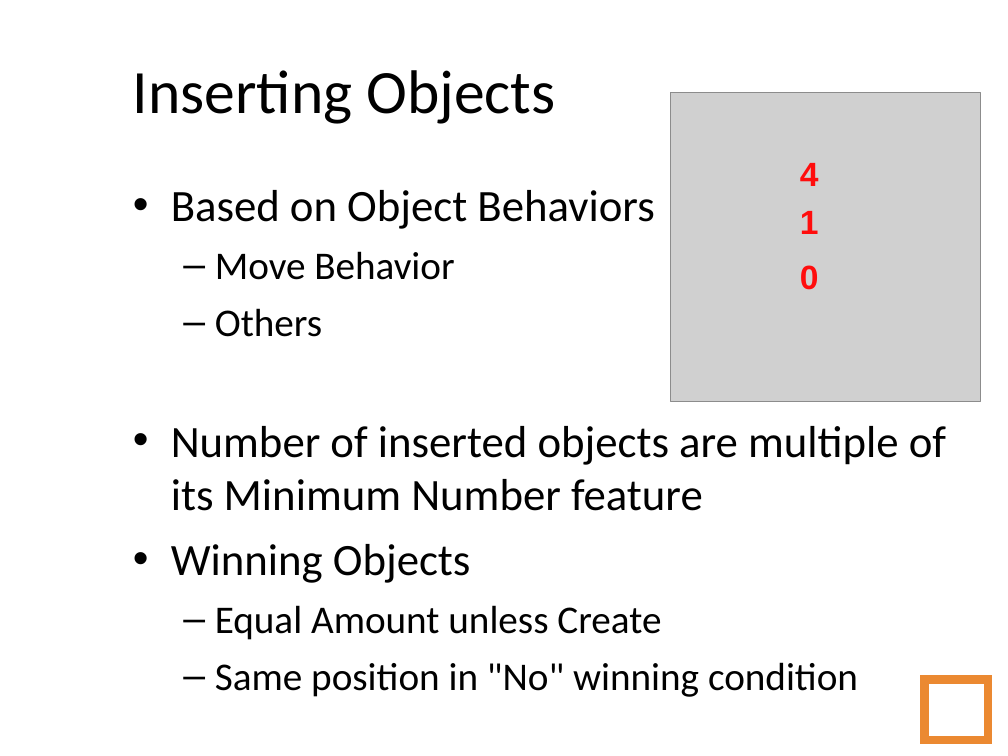
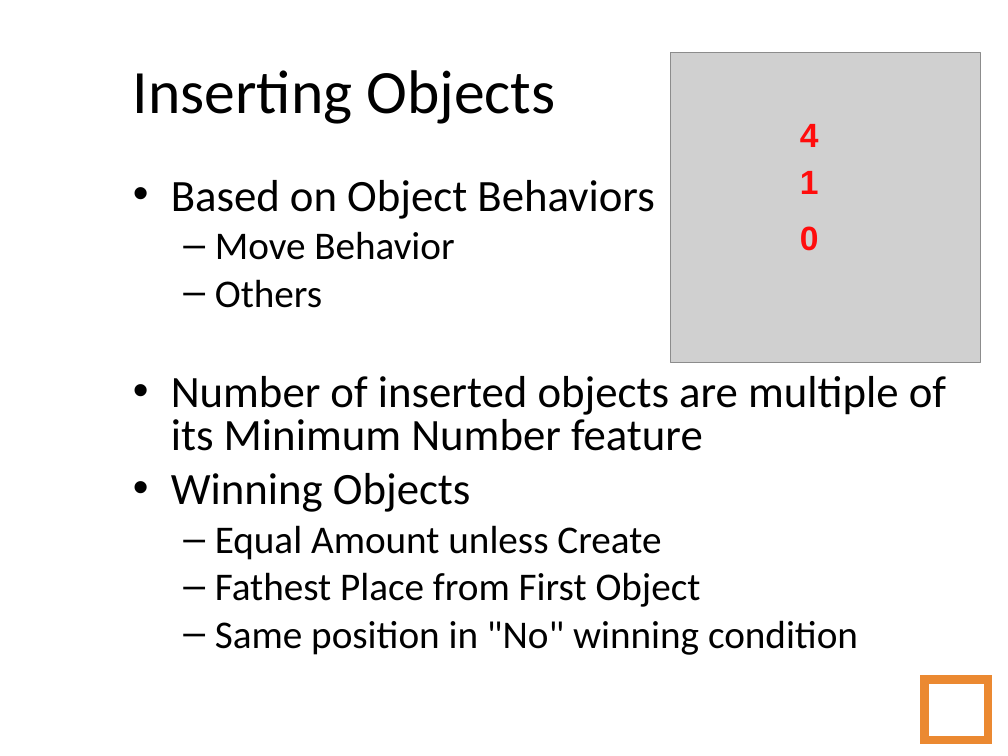
Before and after one commit to amidos2006/Automatic-Game-Script-Generation, a slide deck: slide 28 of Presentation/Automatic Game Script Generation.ppt (slide 22 before the commit). Drawn at 1008x756 pixels with LibreOffice and Linux fonts; fonts in the diff are those of the drawing; grey boxes stand for pictures; background and template pictures are left out. Boxes give left, top, right and bottom in pixels: in the first picture for what was removed or moved away, otherwise in the second. Text is boxed around its words. In the diff, an @@ line names an element or a change of style, - is before the commit and + after.

```diff
--- a/Presentation/Automatic Game Script Generation.ppt
+++ b/Presentation/Automatic Game Script Generation.ppt
@@ 3 texts, 1 picture: place and size @@
-3 texts, 1 picture at bbox=[670, 93, 980, 402]
+3 texts, 1 picture at bbox=[670, 52, 980, 362]
@@ text at bbox=[171, 180, 946, 655]: line spacing 1 to 0.8 @@
@@ text at bbox=[215, 572, 701, 607]: paragraph added @@
+  – Fathest Place from First Object
```
Also in this commit, not shown: 2 other slides changed, 44 slides added, 5 slides removed, 35 other files.
